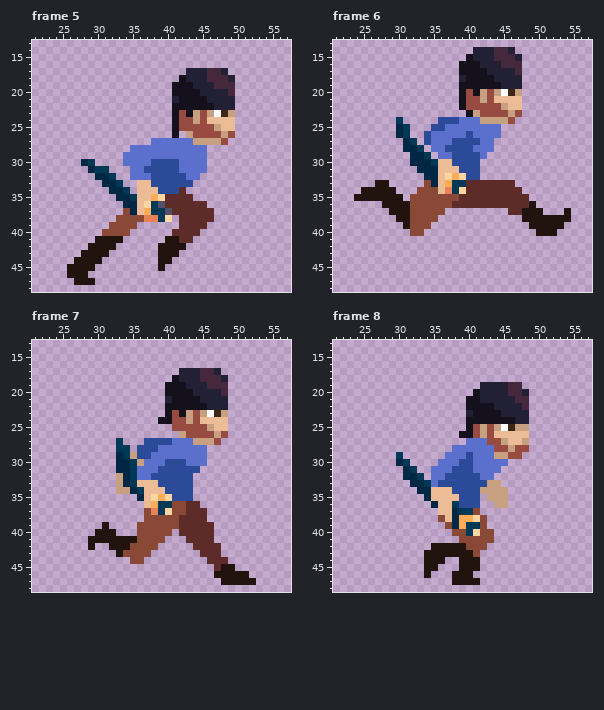
One commit to this pixel-art file: NeverShallWeDie/Assets/Sprites/Player/Run.aseprite. The picture above is the old version.
80x64 pixels, 8 frames. Shown: frame 5: x 21..57, y 13..48; frame 6: x 21..57, y 13..48; frame 7: x 21..57, y 13..48; frame 8: x 21..57, y 13..48. The commit also changed other frames, which this record leaves out.
Once edited:
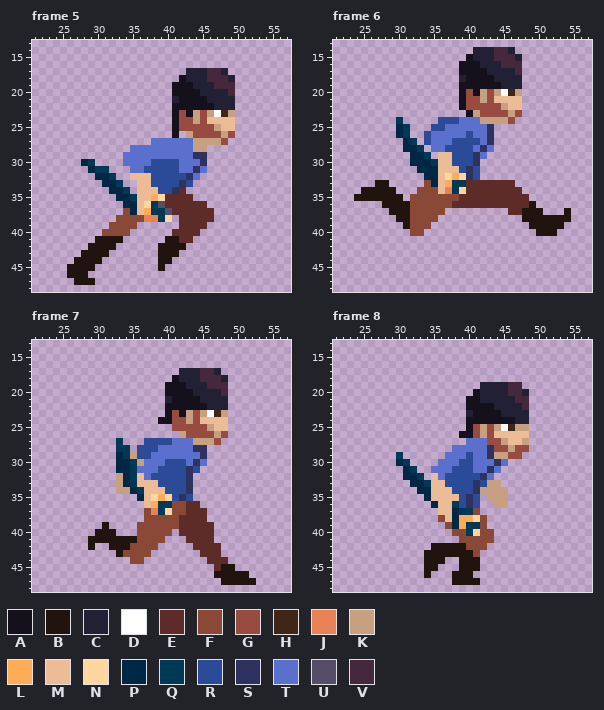
Palette (. is transparent): A #15111c  B #21130e  C #222034  D #ffffff  E #5d2c28  F #8a4836  G #984b41  H #402616  J #e88256  K #c7a081  L #ffac58  M #ecbc97  N #ffd5a2  P #002744  Q #003956  R #2b4b98  S #2e325f  T #5b70cc  U #564d69  V #45283c
Change:
Frame 5, layers "Front Arm", "Torso":
y 28: x 44..45 TT -> KK
y 29: x 44..45 TT -> SS
y 30: x 45 T -> S
y 31: x 44 T -> S
y 32: x 35..37 TTT -> MMM; x 43 T -> S
y 33: x 42 R -> S
y 34: x 41 R -> S
Frame 6, layers "Front Arm", "Torso":
y 25..26: x 43..44 TT -> S.
y 27: x 43 T -> S
y 28: x 42 T -> S
y 29: x 36..37 TT -> MM; x 41 R -> S
y 30: x 41 R -> S
y 31..32: x 40 R -> S
Frame 7, layers "Front Arm", "Torso":
y 28: x 44..45 TT -> SS
y 29: x 45 T -> S
y 30: x 44 T -> S
y 31: x 43 R -> S
y 32: x 36 T -> M; x 43 R -> S
y 33..34: x 43 R -> S
y 35: x 42 R -> S
Frame 8, layers "Front Arm", "Torso":
y 28..29: x 43 T -> S
y 30: x 44 T -> S
y 31: x 43 T -> S
y 32: x 35 T -> M; x 42 T -> S
y 33: x 35..36 TR -> MM; x 41 R -> S
y 34: x 41 R -> S
y 35..36: x 40 R -> S
Boxes around the changes in both pictures, in picture pixels (x1, y1, x2, y2):
changed: (130, 145, 207, 194)
changed: (438, 124, 501, 180)
changed: (179, 445, 207, 501)
changed: (137, 473, 144, 480)
changed: (431, 445, 501, 508)
